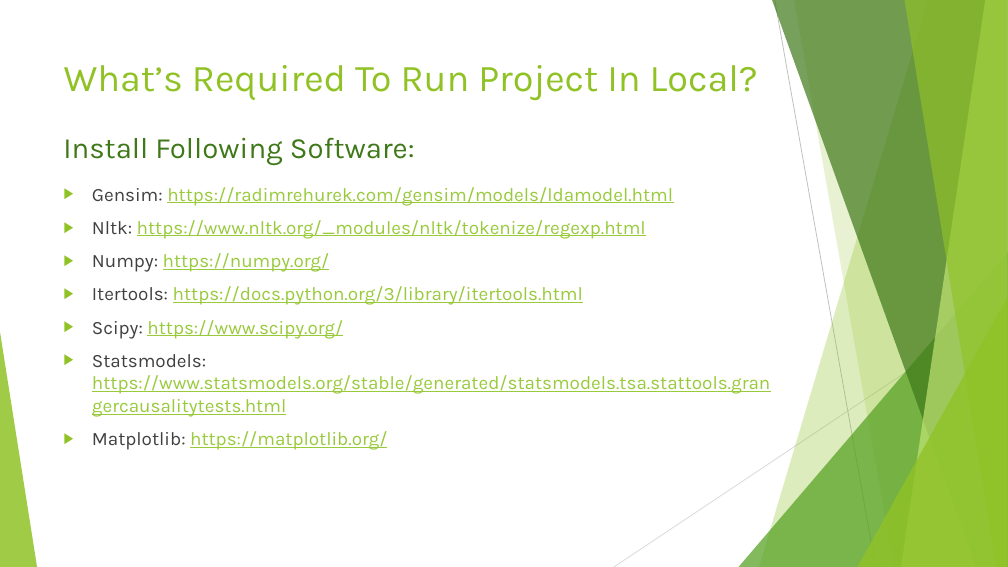
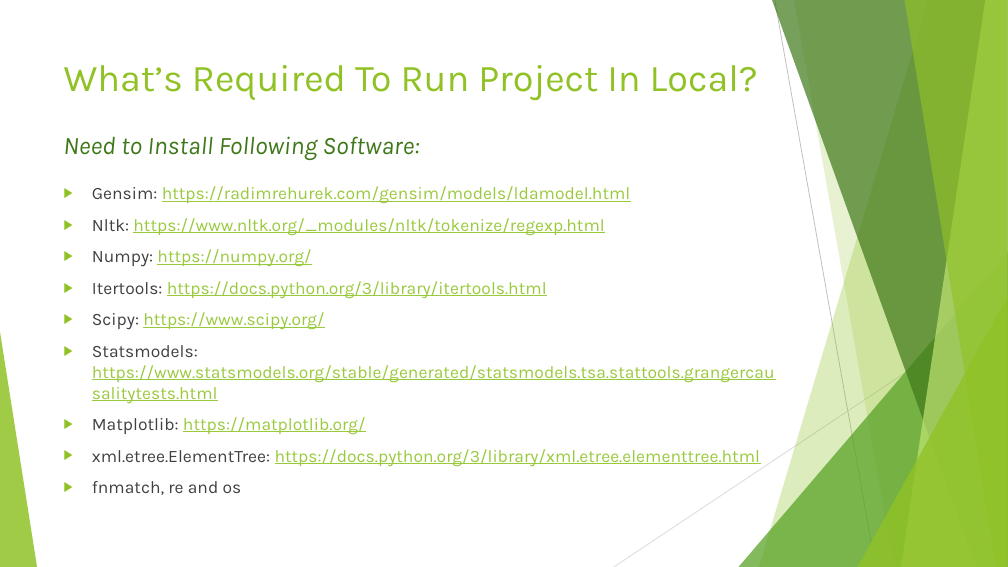
Before and after one commit to hsiddhu2/CourseProject, a slide deck: slide 11 of documentation/Project Presentation.pptx (slide 10 before the commit). Drawn at 1008x567 pixels with LibreOffice and Linux fonts; fonts in the diff are those of the drawing. Boxes give left, top, right and bottom in pixels: in the first picture for what was removed or moved away, otherwise in the second. Text is boxed around its words. In the diff, an @@ line names an element or a change of style, - is before the commit and + after.

Commit message:
Updated

```diff
--- a/documentation/Project Presentation.pptx
+++ b/documentation/Project Presentation.pptx
@@ text at bbox=[63, 136, 419, 160]: text changed; size 28 to 24 pt; italic on @@
-Install Following Software:
+Need to Install Following Software:
@@ text at bbox=[92, 186, 775, 435]: size 18 to 16.6 pt in "Gensim: https://radimrehurek.com/gensim/models/ldamodel.html", "Nltk: https://www.nltk.org/_modules/nltk/tokenize/regexp.htm ...", "Numpy: https://numpy.org/", "Itertools: https://docs.python.org/3/library/itertools.html" and 3 more places @@
@@ text at bbox=[92, 449, 760, 495]: paragraphs added @@
+▶ xml.etree.ElementTree: https://docs.python.org/3/library/xml.etree.elementtree.html
+▶ fnmatch, re and os
```
Also in this commit, not shown: 1 other slide changed, 1 slide added.
